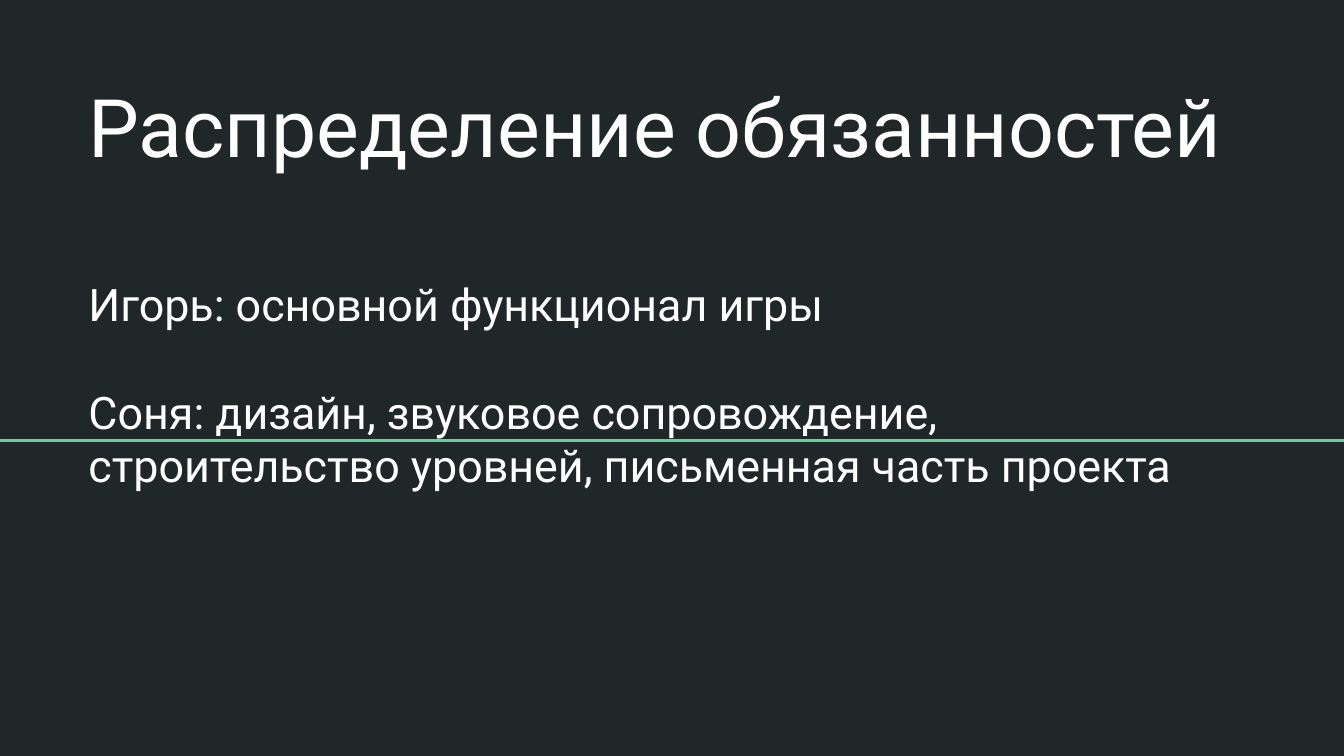
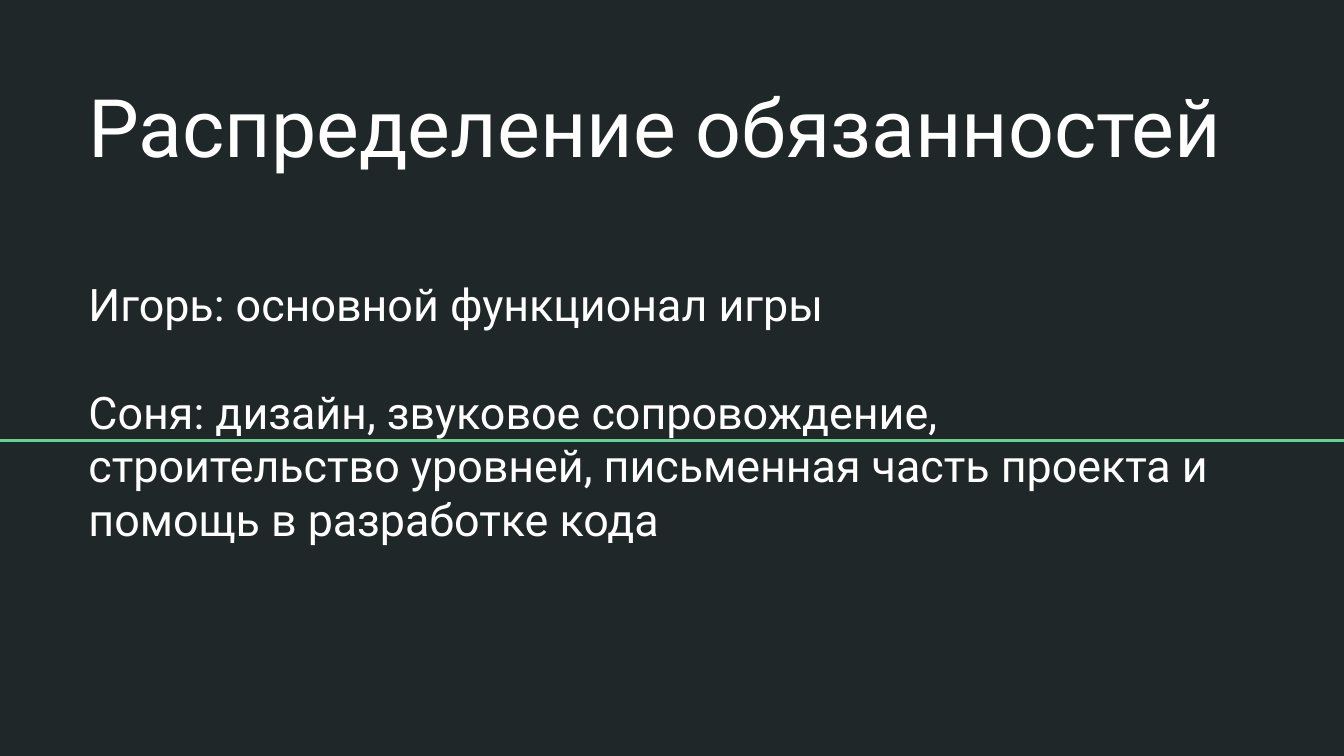
Before and after one commit to exc0mmun1c4d0/pygame, a slide deck: slide 5 of Бiжить у лабiринтi.pptx. Drawn at 1344x756 pixels with LibreOffice and Linux fonts; fonts in the diff are those of the drawing. Boxes give left, top, right and bottom in pixels: in the first picture for what was removed or moved away, otherwise in the second. Text is boxed around its words. In the diff, an @@ line names an element or a change of style, - is before the commit and + after.

```diff
--- a/Бiжить у лабiринтi.pptx
+++ b/Бiжить у лабiринтi.pptx
@@ subtitle at [88, 396, 1208, 545]: text changed @@
-Соня: дизайн, звуковое сопровождение, строительство уровней, письменная часть проекта
+Соня: дизайн, звуковое сопровождение, строительство уровней, письменная часть проекта и помощь в разработке кода
```
